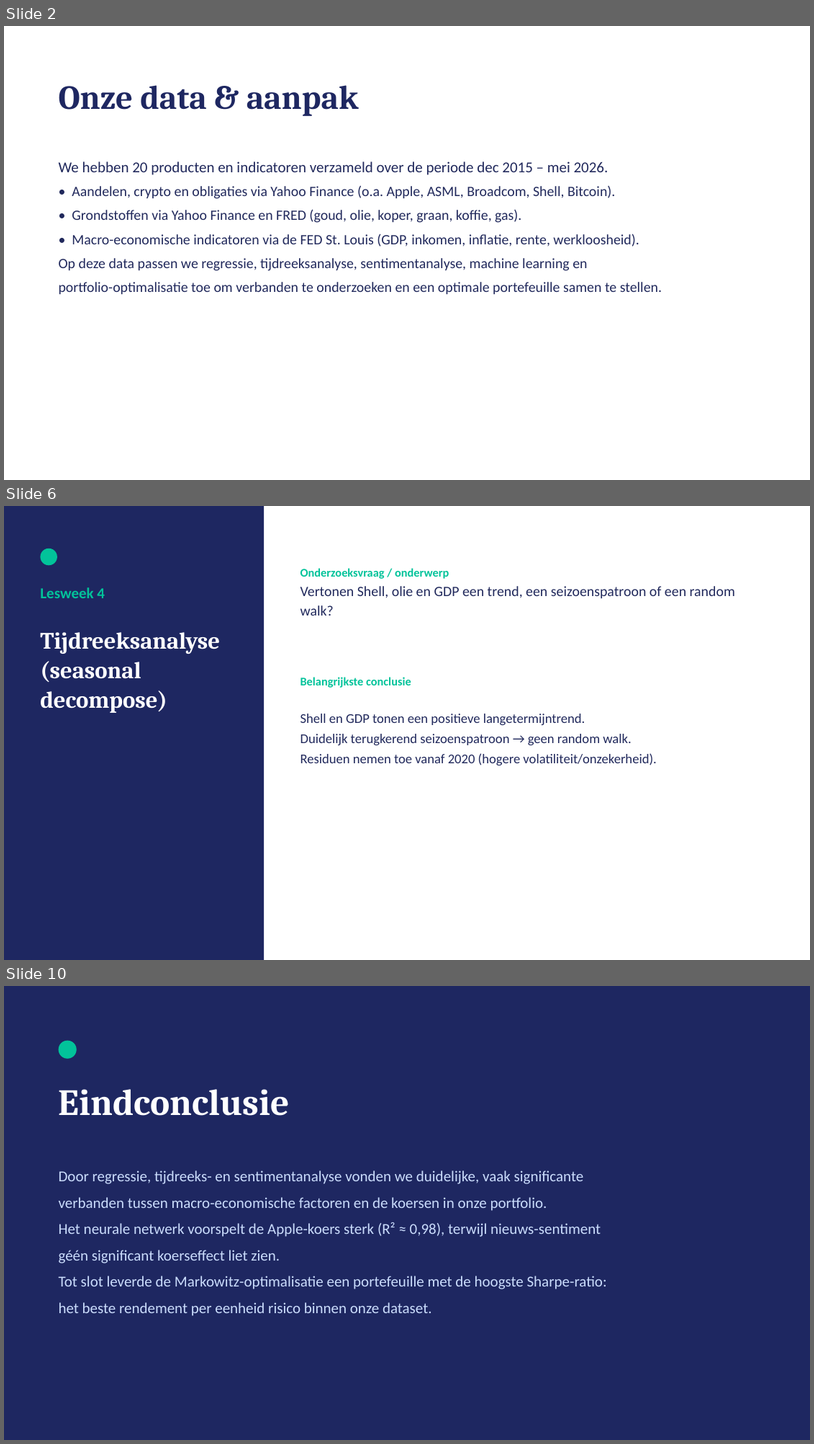
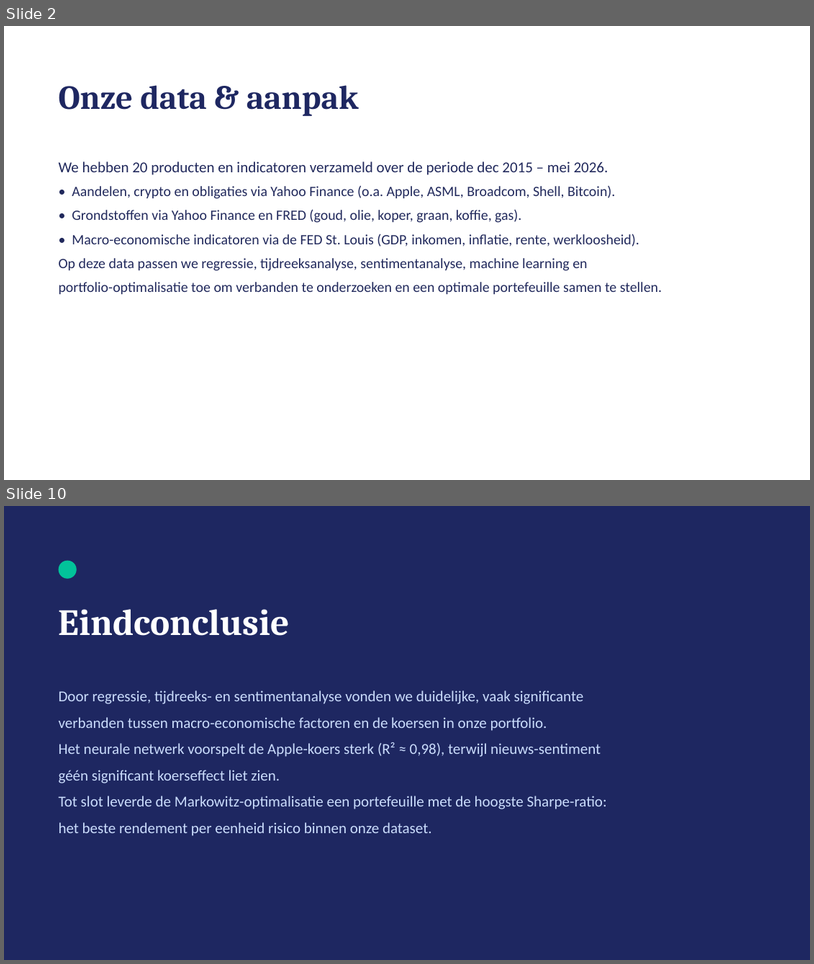
Before and after one commit to michaelraykuster-spec/Werkplaats-2-opdracht-Groep-3, a slide deck: Werkplaats2_Groep3_Eindpresentatie.pptx. Shown one above the other, each under a label of ours: slides 2, 6 and 10 before the commit, slides 2 and 10 after it; the slides between them are not shown. The pictures are 814x1444 and 814x964 pixels, drawn with LibreOffice and Linux fonts; fonts in the diff are those of the drawing. Boxes give left, top, right and bottom in pixels: in the first picture for what was removed or moved away, otherwise in the second. Text is boxed around its words. In the diff, an @@ line names an element or a change of style, - is before the commit and + after.

```diff
--- a/Werkplaats2_Groep3_Eindpresentatie.pptx
+++ b/Werkplaats2_Groep3_Eindpresentatie.pptx
@@ slide 6 removed at [4, 506, 810, 960], background #FFFFFF @@
@@ rectangle removed at [4, 506, 264, 960] @@
@@ ellipse removed at [40, 548, 57, 565] @@
@@ text removed at [301, 568, 736, 615] @@
-Onderzoeksvraag / onderwerp
-Vertonen Shell, olie en GDP een trend, een seizoenspatroon of een random walk?
@@ text removed at [40, 587, 105, 598] @@
-Lesweek 4
@@ text removed at [40, 632, 220, 713] @@
-Tijdreeksanalyse (seasonal decompose)
@@ text removed at [301, 677, 412, 687] @@
-Belangrijkste conclusie
@@ text removed at [301, 713, 656, 765] @@
-Shell en GDP tonen een positieve langetermijntrend.
-Duidelijk terugkerend seizoenspatroon → geen random walk.
-Residuen nemen toe vanaf 2020 (hogere volatiliteit/onzekerheid).
```
Also in this commit, not shown: 7 slides added, 6 other slides removed.
